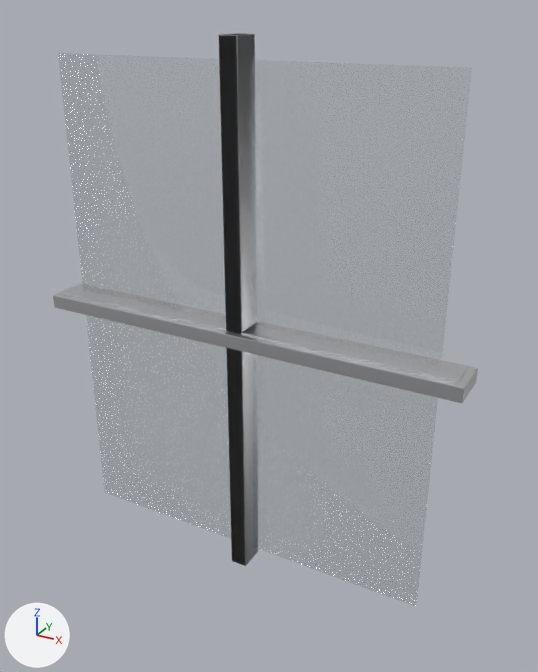
An edit to the glTF model public/models/authoring/window-fixed-1200x1500.glb, drawn before and after from the same camera.
Before and after are seen from a 50 mm lens placed at (0.955, -1.582, 0.803), pointed at (0.061, 0.042, -0.009). Every picture has the same lights, and +X, +Y and +Z are marked at lower left. The picture after the commit comes second. Where no turn or scale is listed for an object, it has been applied to the vertices. Vertices at exactly the same position are counted once.

Objects in the first picture: 'Glazing.001', 'Head.004', 'JambL.004', 'Sill.001'.
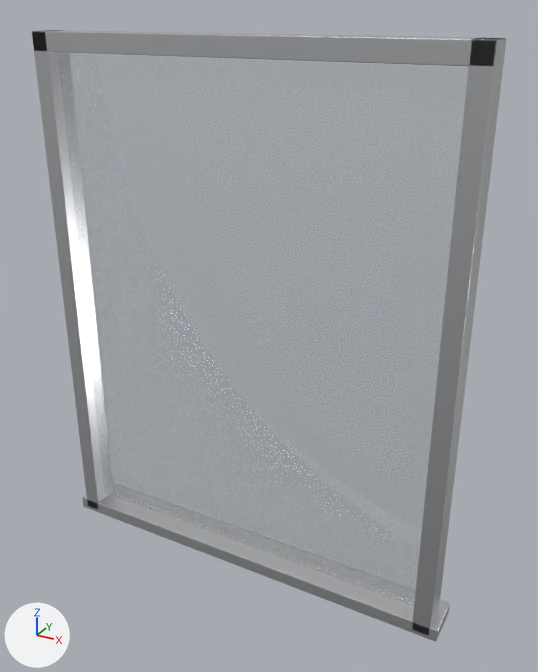
Where the change shows, as pixel boxes (x1, y1, x2, y2) in the pictures (538 x 672 px):
'JambL.004', moved: before (219, 33, 258, 566); after (32, 30, 109, 509)
'JambR.004', moved (not visible before): after (412, 38, 506, 635)
'Sill.001', moved: before (53, 284, 478, 403); after (82, 494, 450, 642)
'Head.004', moved: before (63, 285, 467, 382); after (32, 30, 506, 66)

The change, as a diff of the scene's bpy script:
```diff
--- a/public/models/authoring/window-fixed-1200x1500.glb.py
+++ b/public/models/authoring/window-fixed-1200x1500.glb.py
@@ me_head_013 @@
 # used by ob_head_004; location = (0.0, 0.0, 0.0)
-me_head_013.from_pydata(...)  # 56 vertices, 108 faces; spans x -0.6..0.6, y -0.04..0.04, z -0.025..0.025
+me_head_013.from_pydata(...)  # 56 vertices, 108 faces; spans x -0.6..0.6, y -0.04..0.04, z 0.7..0.75
+# me_head_013 part 1: the whole mesh is moved by (0.0, 0.0, 0.725)
 me_head_013.materials.append(mat_a_alum)
@@ me_jambl_013 @@
 # used by ob_jambl_004; location = (0.0, 0.0, 0.0)
-me_jambl_013.from_pydata(...)  # 56 vertices, 108 faces; spans x -0.03..0.03, y -0.04..0.04, z -0.75..0.75
+me_jambl_013.from_pydata(...)  # 56 vertices, 108 faces; spans x -0.6..-0.55, y -0.04..0.04, z -0.75..0.75
+# me_jambl_013 part 2: the whole mesh is moved by (-0.58, 0.0, 0.0)
 me_jambl_013.materials.append(mat_a_alum)
@@ me_jambr_013 @@
 # used by ob_jambr_004; location = (0.0, 0.0, 0.0)
-me_jambr_013.from_pydata(...)  # 56 vertices, 108 faces; spans x -0.03..0.03, y -0.04..0.04, z -0.75..0.75
+me_jambr_013.from_pydata(...)  # 56 vertices, 108 faces; spans x 0.55..0.6, y -0.04..0.04, z -0.75..0.75
+# me_jambr_013 part 3: the whole mesh is moved by (0.58, 0.0, 0.0)
 me_jambr_013.materials.append(mat_a_alum)
@@ me_sill_007 @@
 # used by ob_sill_001; location = (0.0, 0.0, 0.0)
-me_sill_007.from_pydata(...)  # 56 vertices, 108 faces; spans x -0.62..0.62, y -0.06..0.06, z -0.02..0.02
+me_sill_007.from_pydata(...)  # 56 vertices, 108 faces; spans x -0.62..0.62, y -0.04..0.08, z -0.76..-0.72
+# me_sill_007 part 4: the whole mesh is moved by (0.0, 0.02, -0.74)
 me_sill_007.materials.append(mat_a_alum)
```
